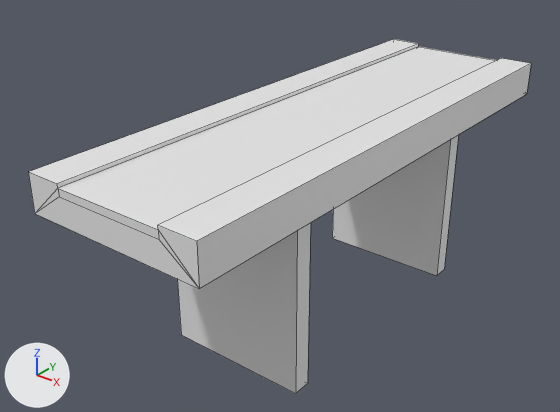
The FBX model Mystics Project/Assets/polyperfect/Low Poly Ultimate Pack/T/- Meshes_T/Terrains_T/Tiles_T/bridge-road.fbx as it was, and as the next commit left it.
Both versions are drawn from a 50 mm camera at (22.6, -32.2, 13.2) aimed at (-1.8, -1.7, -5.7). Every picture has the same lights, and +X, +Y and +Z are marked at lower left. Mesh edges are drawn as thin lines. Where no turn or scale is listed for an object, it has been applied to the vertices.

In view in the first picture: 'bridge-road'.
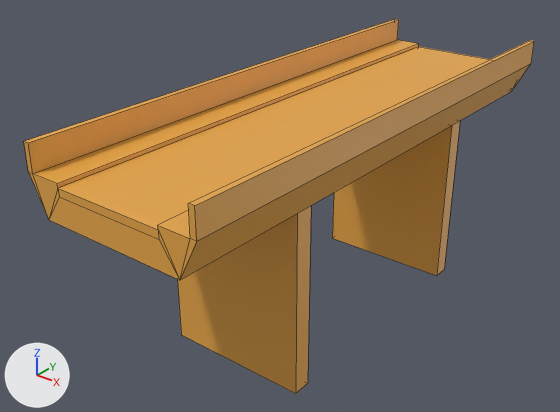
The newer file is also turned or shifted as a whole; pictures and numbers use the older file's frame.

The edits, one by one:
Material 'LOWPOLY-COLORS' (mat_lowpoly_colors) changes colour from white #e7e7e7 to orange #e7a747; in linear values from (0.8, 0.8, 0.8) to (0.8, 0.388, 0.0631).
me_bridge_road is used by ob_bridge_road; location (0.0, 0.0, 0.0).
me_bridge_road had 36 vertices, 30 faces and spanned x -5.0..5.0, y -15.0..15.0, z -12.0..0.0.
me_bridge_road now has 48 vertices, 44 faces and spans x -5.0..5.0, y -15.0..15.0, z -12.0..1.4.
Part 1, on me_bridge_road:
4 vertices are removed from x -5.0..5.0, y -15.0..15.0, z -2.0.
15 faces are deleted.
16 vertices are added at x -5.0..5.0, y -15.0..15.0, z -2.0..1.4.
29 new faces join them.

Where the change shows, as pixel boxes (x1, y1, x2, y2) in the pictures (560 x 412 px):
'bridge-road', recoloured, reshaped (white to orange)
    before: (29, 39, 531, 394)
    after: (24, 19, 534, 394)
part 1 of me_bridge_road, built on
    before: (29, 39, 531, 289)
    after: (24, 19, 534, 280)
